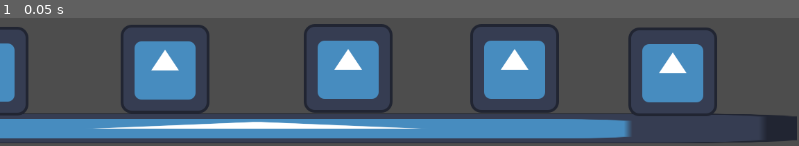
Above: before the commit, frame 1.
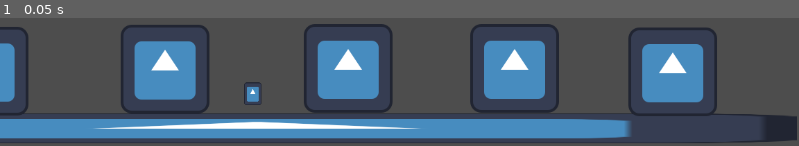
Above: after the commit, the same moment.

Repository: ridleykesecker/gs-western
Game: Godot game, scene res://town_outside.tscn
Two runs of this game, one before a commit and one after it. Both use one fixed random seed, a clock stepped at 60 frames per second and the inputs below. The project has no main scene, so this scene is started directly. The engine's default icon, where the game draws it, is replaced by a stand-in: a white triangle on a blue panel in a dark square.
Inputs:
- Up to frame 1 (0.05 s): no input

The runs differ from the first frame. In frame 1, 0.3% of the frame differs, in the area x 30-33%, y 50-68%.

Commit message:
Update player.tscn

Diff:
--- a/western/player.tscn
+++ b/western/player.tscn
@@ -1,11 +1,28 @@
-[gd_scene load_steps=2 format=3 uid="uid://ch5ml5k2kaq6w"]
+[gd_scene load_steps=4 format=3 uid="uid://ch5ml5k2kaq6w"]
+
+[ext_resource type="Texture2D" uid="uid://b8juwws6uv5c3" path="res://icon.svg" id="1_q1e42"]
+
+[sub_resource type="SpriteFrames" id="SpriteFrames_r42lg"]
+animations = [{
+"frames": [{
+"duration": 1.0,
+"texture": ExtResource("1_q1e42")
+}],
+"loop": true,
+"name": &"default",
+"speed": 5.0
+}]
 
 [sub_resource type="RectangleShape2D" id="RectangleShape2D_0dwsb"]
-size = Vector2(12, 20)
+size = Vector2(117.077, 124.167)
 
 [node name="player" type="Node2D"]
 
-[node name="CollisionShape2D" type="CollisionShape2D" parent="."]
+[node name="AnimatedSprite2D" type="AnimatedSprite2D" parent="."]
+position = Vector2(1.5, -5.25)
+scale = Vector2(0.195312, 0.253906)
+sprite_frames = SubResource("SpriteFrames_r42lg")
+
+[node name="CollisionShape2D" type="CollisionShape2D" parent="AnimatedSprite2D"]
+position = Vector2(0.538465, 1.91667)
 shape = SubResource("RectangleShape2D_0dwsb")
-
-[node name="AnimatedSprite2D" type="AnimatedSprite2D" parent="."]
